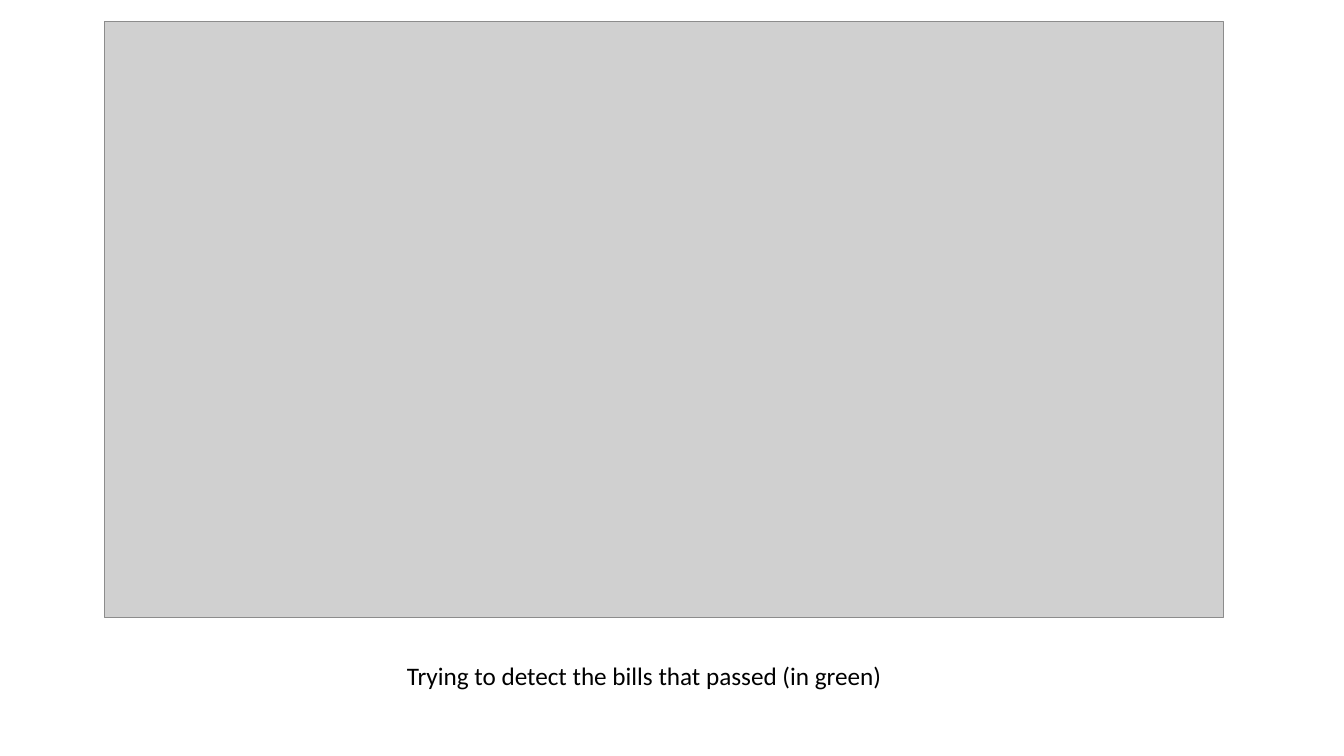
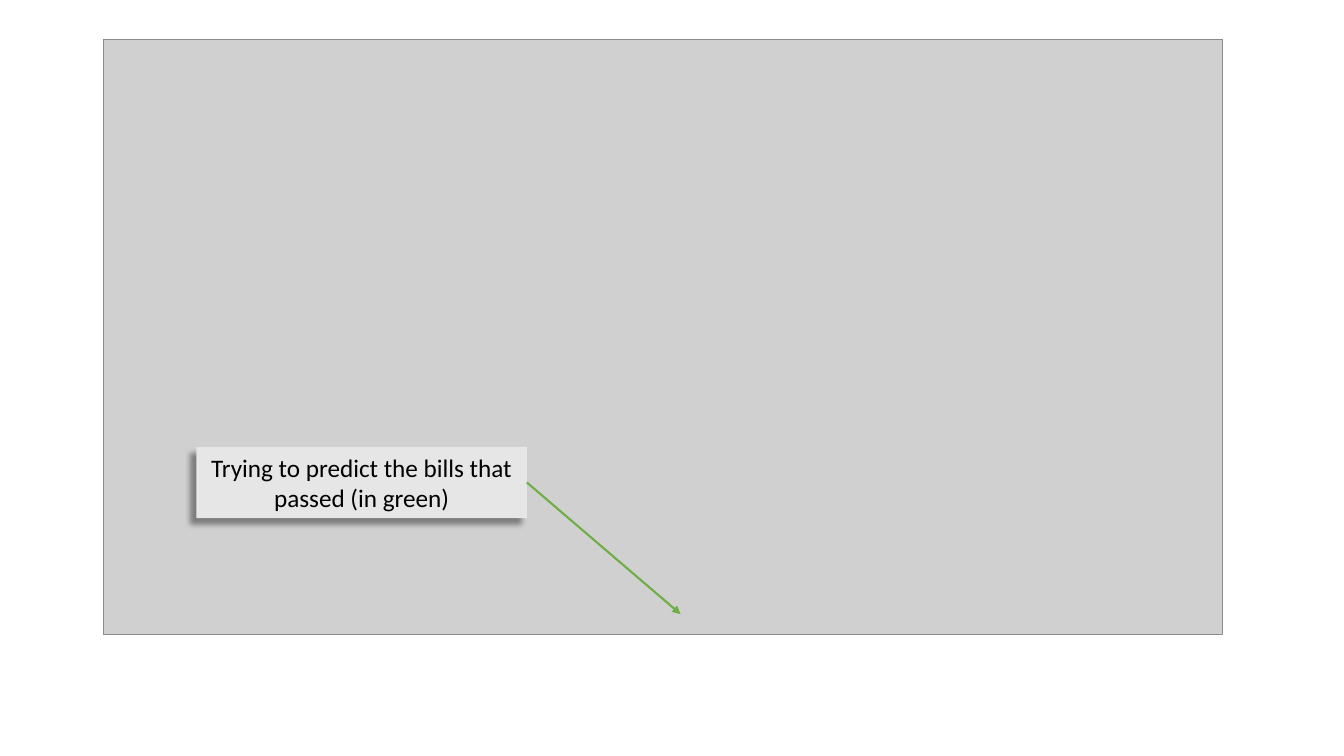
Before and after one commit to BruceZu/galvanize_capstone, a slide deck: slide 21 of Galvanize Capstone Process.pptx. Drawn at 1344x756 pixels with LibreOffice and Linux fonts; fonts in the diff are those of the drawing; grey boxes stand for pictures. Boxes give left, top, right and bottom in pixels: in the first picture for what was removed or moved away, otherwise in the second. Text is boxed around its words. In the diff, an @@ line names an element or a change of style, - is before the commit and + after.

```diff
--- a/Galvanize Capstone Process.pptx
+++ b/Galvanize Capstone Process.pptx
@@ picture: place and size @@
-picture at bbox=[105, 21, 1224, 617]
+picture at bbox=[104, 39, 1223, 635]
@@ rectangle "Trying to predict the bills ...": place and size @@
-rectangle "Trying to predict the bills ..." at bbox=[407, 666, 881, 690]
+rectangle "Trying to predict the bills ..." at bbox=[197, 447, 527, 518]
@@ rectangle "Trying to predict the bills ..." at bbox=[197, 447, 527, 518]: fill none to #E7E6E6; shadow on @@
@@ text in rectangle at bbox=[211, 459, 512, 512]: text changed @@
-Trying to detect the bills that passed (in green)
+Trying to predict the bills that passed (in green)
@@ arrow added from (527, 483) to (681, 614), #70AD47 1.5 pt @@
```
Also in this commit, not shown: 2 other files.
